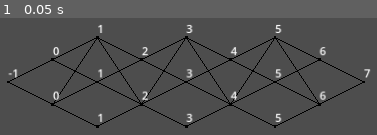
Above: before the commit, frame 1.
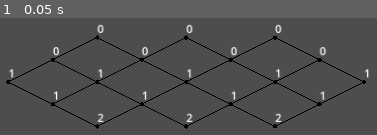
Above: after the commit, the same moment.

Repository: TE4-Umea/te4-pong
Game: Godot game, scene res://Scenes/Map/OverWorld/OverworldMap.tscn
Same seed, same stepped clock (60 frames per second), same inputs: the game is played once before the commit and once after it.
Inputs:
- Up to frame 1 (0.05 s): no input

The runs differ from the first frame. In frame 1, 2.3% of the frame differs, in the area x 1-99%, y 5-95%.

Commit message:
Draws full overworld

Diff:
--- a/Scenes/Map/OverWorld/MapNode.gd
+++ b/Scenes/Map/OverWorld/MapNode.gd
@@ -8,13 +8,21 @@
 	pass
 
 func _draw():
-	$Label.text = str(column)
+	draw_circle(Vector2.ZERO, 3, Color.BLACK)
+	$Label.text = str(id)
 	var nodes = get_tree().get_nodes_in_group("map_node")
-	for node in nodes:
-		if node.column == (column + 1):
-			if node.id < id +2 and node.id > id -2:
-				print(str(node.column) + "==" + str(column+1))
-				draw_line(Vector2.ZERO, node.position - position, Color.BLACK)
+	if column % 2 == 0:
+		for node in nodes:
+			if node.column == (column + 1):
+				if node.id == id or id + 1 == node.id:
+					print(str(node.column) + "==" + str(column+1))
+					draw_line(Vector2.ZERO, node.position - position, Color.BLACK)
+	else:
+		for node in nodes:
+			if node.column == (column + 1):
+				if node.id == id or id - 1 == node.id:
+					print(str(node.column) + "==" + str(column+1))
+					draw_line(Vector2.ZERO, node.position - position, Color.BLACK)
 
 # Called every frame. 'delta' is the elapsed time since the previous frame.
 func _process(delta):
--- a/Scenes/Map/OverWorld/Map_Init.gd
+++ b/Scenes/Map/OverWorld/Map_Init.gd
@@ -10,7 +10,7 @@
 
 func _ready():
 	point_position = Vector2(64, get_viewport_rect().size.y / 2)
-	_add_point(point_position, -1, 0)
+	_add_point(point_position, -1, 1)
 	for index in range(length):
 		point_position = Vector2(point_position.x + x_gap, get_viewport_rect().size.y / 2)
 		var points_in_column = 3
@@ -21,7 +21,7 @@
 		for point in range(points_in_column):
 			_add_point(point_position, index, point)
 	point_position = Vector2(point_position.x + x_gap, get_viewport_rect().size.y / 2)
-	_add_point(point_position, length, 0)
+	_add_point(point_position, length, 1)
 
 func _add_point(position_for_point : Vector2, column : int, id : int):
 	point_position.y += y_gap
@@ -32,9 +32,5 @@
 	m.id = id
 	positions_to_draw.append(m.position)
 
-func _draw():
-	for pos in positions_to_draw:
-		draw_rect(Rect2(pos.x-2, pos.y-2, 4, 4), Color.BLACK)
-
 func _process(delta):
 	pass
